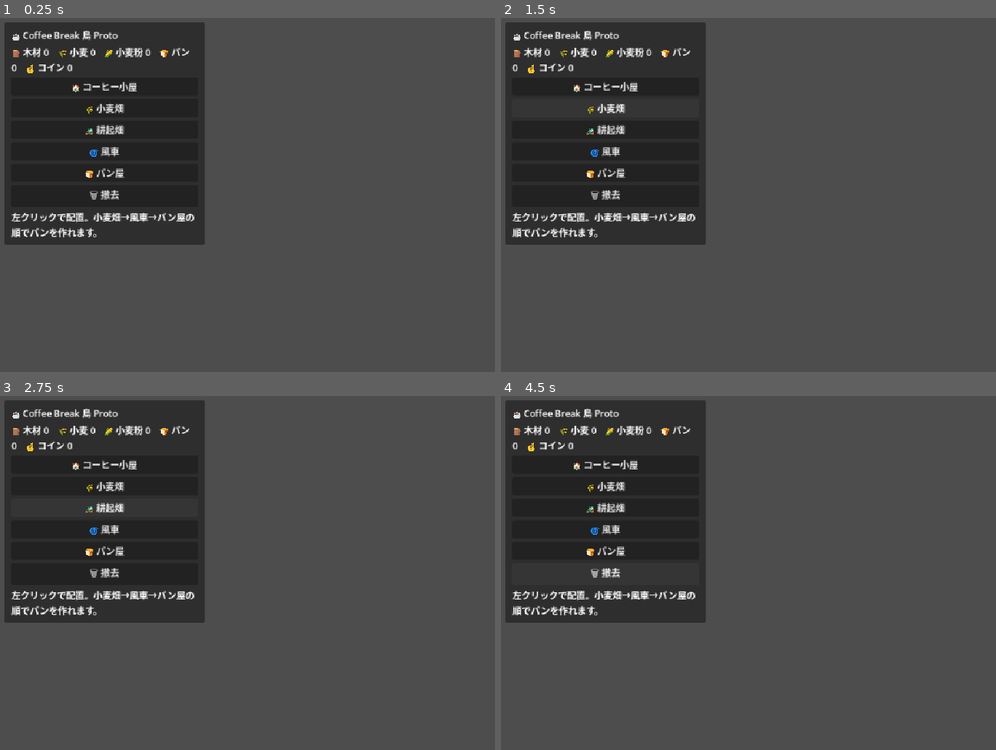
Above: before the commit, frames 1-4 (two rows, left to right).
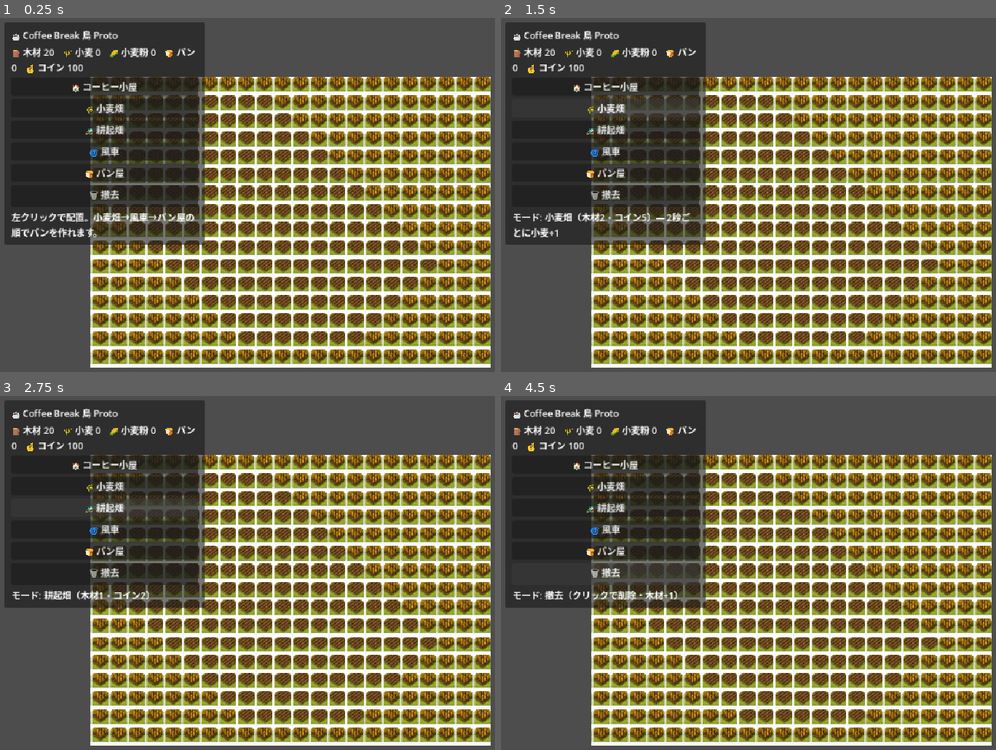
Above: after the commit, the same moments.

Repository: tarosiba/coffee-break
Game: Godot game, scene res://scenes/main.tscn
The game is run twice, just before and just after one commit, with the same random seed, the same clock (stepped at 60 frames per second) and the same inputs.
Inputs:
- Up to frame 1 (0.25 s): no input
- Up to frame 2 (1.5 s): click "🏠 コーヒー小屋" at 0.5 s; click "🌾 小麦畑" at 1.25 s
- Up to frame 3 (2.75 s): click "🚜 耕起畑" at 2 s
- Up to frame 4 (4.5 s): click "🌀 風車" at 2.75 s; click "🍞 パン屋" at 3.5 s; click "🗑 撤去" at 4.25 s

The runs differ from the first frame. In frame 1, 60% of the frame differs, in the area x 8-100%, y 8-99%; in frame 2, 61%; in frame 3, 61%; in frame 4, 61%, in the area x 0-100%, y 8-99%.
Error before the commit: Parse Error: Cannot infer the type of "path" variable because the value doesn't have a set type. (res://scripts/main.gd:68)

Commit message:
fix(anno_proto): Godot 4.6 の型推論エラーを修正
path 変数などで := による型推論が失敗する問題を、
Array[String] と明示的な String 型注釈で解消。

Co-authored-by: tarosiba <tarosiba@users.noreply.github.com>

Diff:
--- a/anno_proto/scripts/main.gd
+++ b/anno_proto/scripts/main.gd
@@ -50,7 +50,7 @@
 
 
 func _load_textures() -> void:
-	var names := [
+	var names: Array[String] = [
 		"terrain-grass",
 		"terrain-water",
 		"terrain-dirt-path",
@@ -65,7 +65,7 @@
 		"field-fenced-wheat",
 	]
 	for name in names:
-		var path := CHIP_PATH + name + ".png"
+		var path: String = CHIP_PATH + name + ".png"
 		if ResourceLoader.exists(path):
 			textures[name] = load(path)
 
@@ -74,7 +74,7 @@
 	for y in range(GRID_H):
 		for x in range(GRID_W):
 			var grid := Vector2i(x, y)
-			var chip := "terrain-water" if not _is_land(grid) else "terrain-grass"
+			var chip: String = "terrain-water" if not _is_land(grid) else "terrain-grass"
 			_spawn_tile(terrain_layer, grid, chip)
 
 
@@ -125,7 +125,7 @@
 		hint_label.text = "すでに建物があります"
 		return
 
-	var kind := ""
+	var kind: String = ""
 	match build_mode:
 		BuildMode.HOUSE:
 			kind = "house"
@@ -142,7 +142,7 @@
 		hint_label.text = "資源が足りません（木材・コイン）"
 		return
 
-	var chip := BUILD_TEXTURE[kind]
+	var chip: String = BUILD_TEXTURE[kind]
 	if not textures.has(chip):
 		return
 
